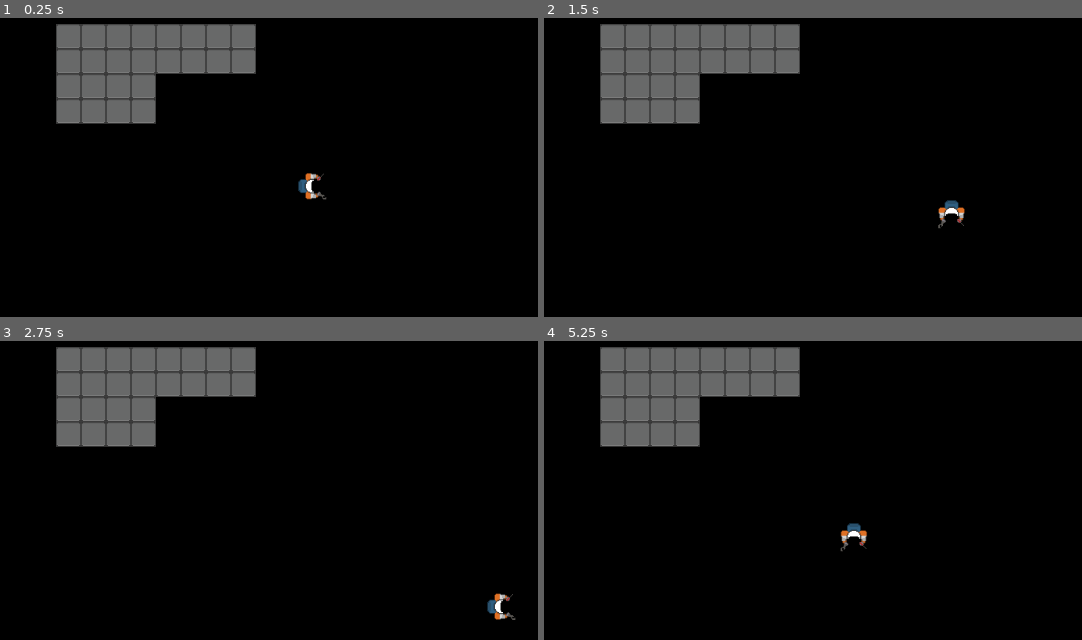
Above: before the commit, frames 1-4 (two rows, left to right).
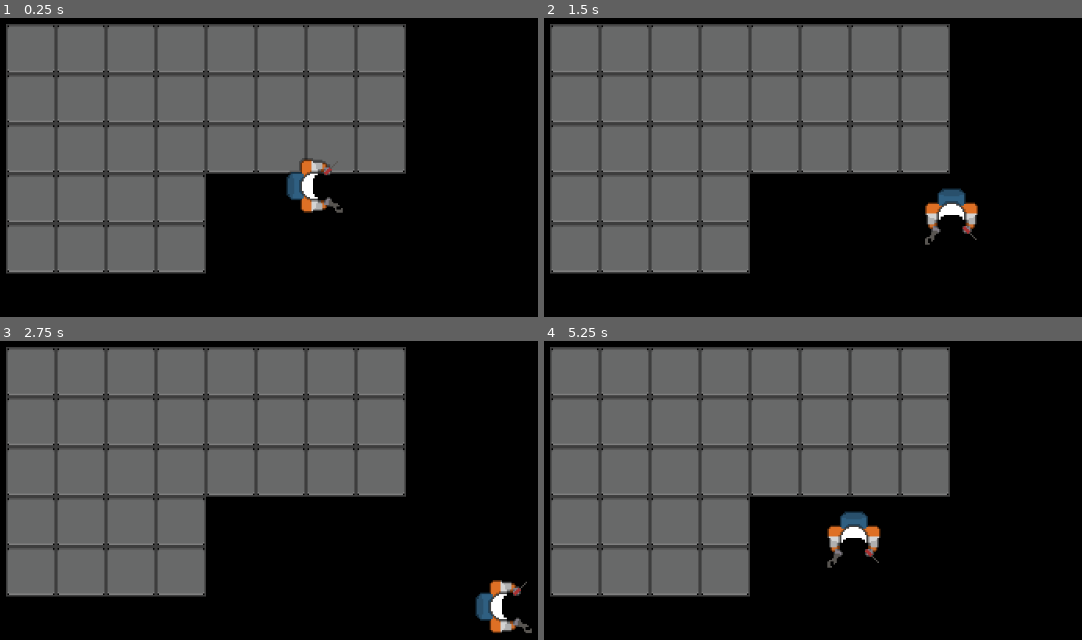
Above: after the commit, the same moments.

Repository: frankakn7/NothingIsPermanent
Game: Godot game, scene res://Main.tscn
Two runs of this game, one before a commit and one after it. Both use one fixed random seed, a clock stepped at 60 frames per second and the inputs below.
Inputs:
- Up to frame 1 (0.25 s): no input
- Up to frame 2 (1.5 s): tap Enter at 0.5 s; hold D (move_right) 0.53-1.28 s; hold S (move_down) from 1.28 s (still down)
- Up to frame 3 (2.75 s): release S (move_down) at 2.03 s; hold D (move_right) from 2.03 s (still down)
- Up to frame 4 (5.25 s): release D (move_right) at 2.78 s; hold W (move_up) 2.78-3.53 s; hold A (move_left) 3.53-5.03 s; hold S (move_down) from 5.03 s (still down)

The runs differ from the first frame. In frame 1, 42% of the frame differs, in the area x 1-76%, y 2-86%; in frame 2, 42%, in the area x 1-81%, y 2-86%; in frame 3, 42%; in frame 4, 42%.

Commit message:
Scaled up the already existing sprites

Diff:
--- a/Game_Files/Main.tscn
+++ b/Game_Files/Main.tscn
@@ -8,7 +8,7 @@
 0/texture = ExtResource( 2 )
 0/tex_offset = Vector2( 0, 0 )
 0/modulate = Color( 1, 1, 1, 1 )
-0/region = Rect2( 0, 0, 32, 32 )
+0/region = Rect2( 0, 0, 64, 64 )
 0/tile_mode = 0
 0/occluder_offset = Vector2( 0, 0 )
 0/navigation_offset = Vector2( 0, 0 )
@@ -24,12 +24,11 @@
 [node name="Player" parent="." instance=ExtResource( 1 )]
 position = Vector2( 517, 272 )
 
-[node name="StaticRoom" type="Node2D" parent="."]
-position = Vector2( 192, 64 )
+[node name="Room" type="Node2D" parent="."]
+position = Vector2( 128, 64 )
 
-[node name="TileMap" type="TileMap" parent="StaticRoom"]
+[node name="TileMap" type="TileMap" parent="Room"]
 z_index = -2
 tile_set = SubResource( 1 )
-cell_size = Vector2( 32, 32 )
 format = 1
-tile_data = PoolIntArray( 0, 0, 0, 1, 0, 0, 2, 0, 0, 3, 0, 0 …(159 unchanged characters)… 073, 0, 0, 131074, 0, 0, 131075, 0, 0, 196608, 0, 0, 196609, 0, 0, 196610, 0, 0, 196611, 0, 0 )
+tile_data = PoolIntArray( 0, 0, 0, 1, 0, 0, 2, 0, 0, 3, 0, 0 …(159 unchanged characters)… 073, 0, 0, 131074, 0, 0, 131075, 0, 0, 131076, 0, 0, 131077, 0, 0, 131078, 0, 0, 131079, 0, 0, 196608, 0, 0, 196609, 0, 0, 196610, 0, 0, 196611, 0, 0, 262144, 0, 0, 262145, 0, 0, 262146, 0, 0, 262147, 0, 0 )
--- a/Game_Files/Player.tscn
+++ b/Game_Files/Player.tscn
@@ -14,4 +14,5 @@
 texture = ExtResource( 2 )
 
 [node name="CollisionShape2D" type="CollisionShape2D" parent="."]
+scale = Vector2( 2, 2 )
 shape = SubResource( 1 )
Binary file changed: Game_Files/assets/player_sprite.png
Binary file changed: Game_Files/assets/tiles/base_tile.png
